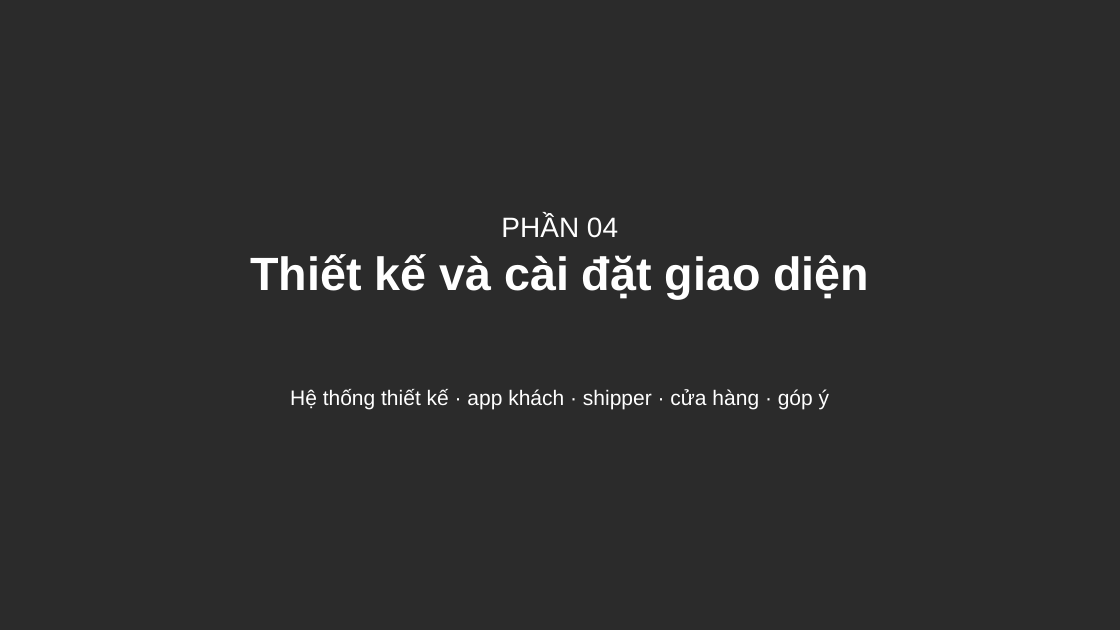
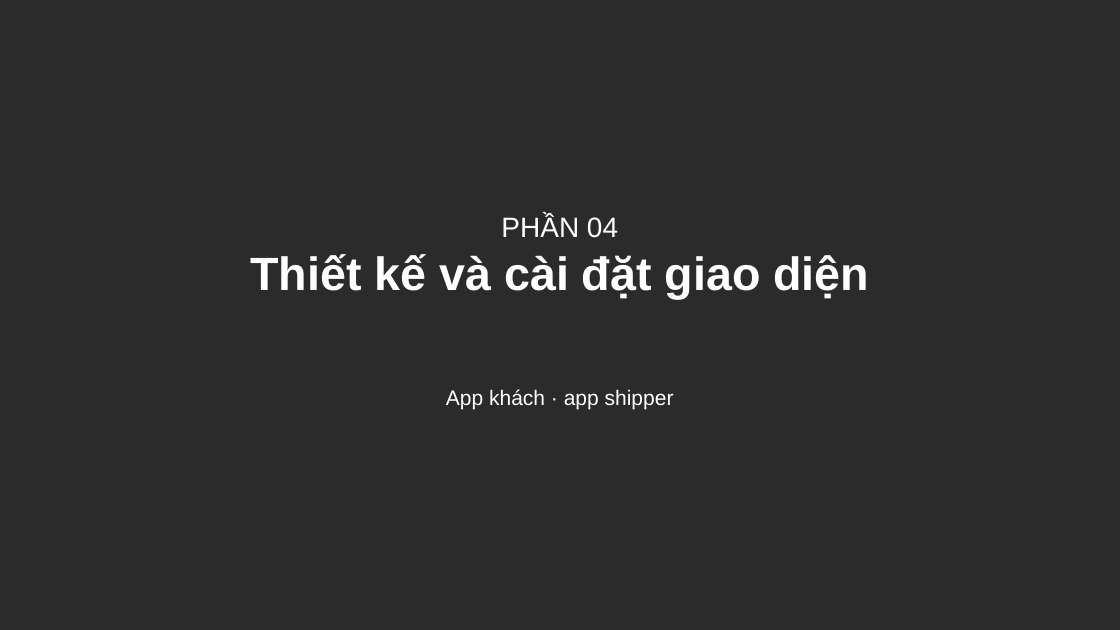
Before and after one commit to Anpham120/restaurant-ordering-mobile, a slide deck: slide 12 of docs/Slide_PTUDDD_AtlasRestaurant.pptx (slide 15 before the commit). Drawn at 1120x630 pixels with LibreOffice and Linux fonts; fonts in the diff are those of the drawing; background and template pictures are left out; a plain dark background stands for a picture behind light text. Boxes give left, top, right and bottom in pixels: in the first picture for what was removed or moved away, otherwise in the second. Text is boxed around its words. In the diff, an @@ line names an element or a change of style, - is before the commit and + after.

```diff
--- a/docs/Slide_PTUDDD_AtlasRestaurant.pptx
+++ b/docs/Slide_PTUDDD_AtlasRestaurant.pptx
@@ text at (446, 389, 674, 410): text changed @@
-Hệ thống thiết kế · app khách · shipper · cửa hàng · góp ý
+App khách · app shipper
```
Also in this commit, not shown: 4 other slides changed, 8 slides removed, 1 other file.
